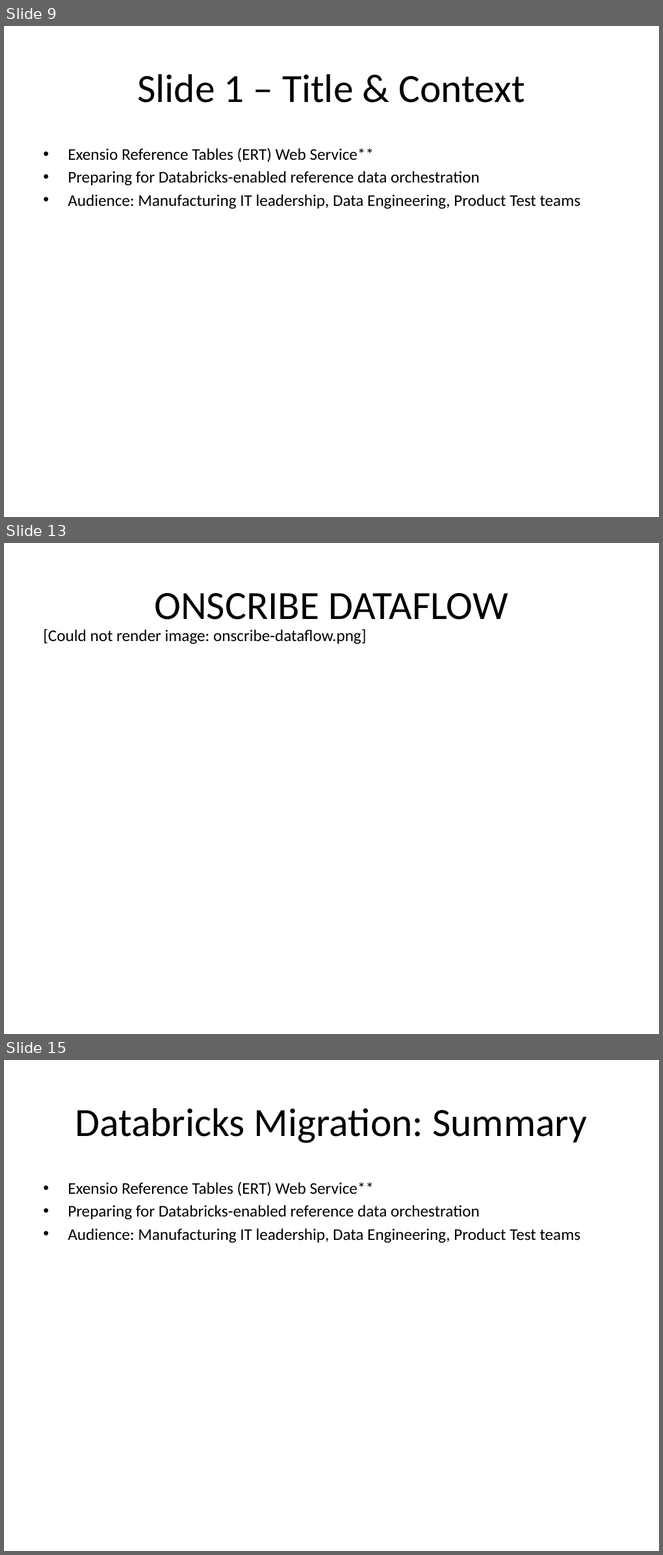
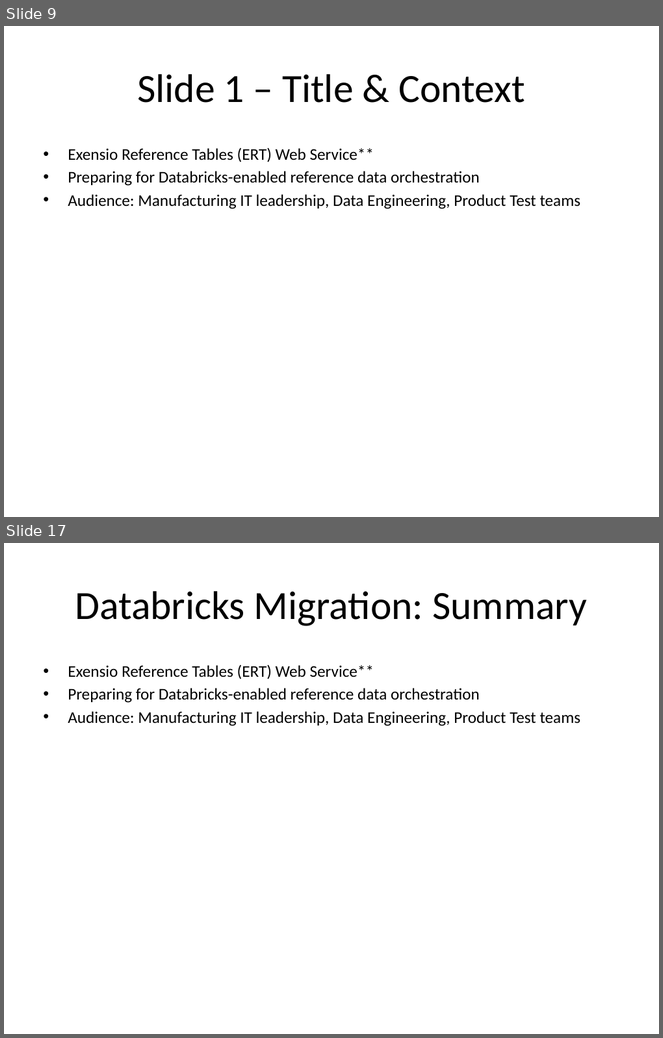
Before and after one commit to ejkorg/ert, a slide deck: docs/ERT_presentation.pptx. Shown one above the other, each under a label of ours: slides 9, 13 and 15 before the commit, slides 9 and 17 after it; the slides between them are not shown. The pictures are 663x1555 and 663x1038 pixels, drawn with LibreOffice and Linux fonts; fonts in the diff are those of the drawing. Boxes give left, top, right and bottom in pixels: in the first picture for what was removed or moved away, otherwise in the second. Text is boxed around its words. In the diff, an @@ line names an element or a change of style, - is before the commit and + after.

```diff
--- a/docs/ERT_presentation.pptx
+++ b/docs/ERT_presentation.pptx
@@ slide 13 removed at <box>4,543,659,1034</box>, background #FFFFFF @@
@@ title removed at <box>154,593,508,620</box> @@
-ONSCRIBE DATAFLOW
@@ text removed at <box>43,629,366,644</box> @@
-[Could not render image: onscribe-dataflow.png]
@@ what was slide 15 is now slide 17 @@
```
Also in this commit, not shown: 1 slide changed, 7 slides added, 4 other slides removed, 52 other files.
